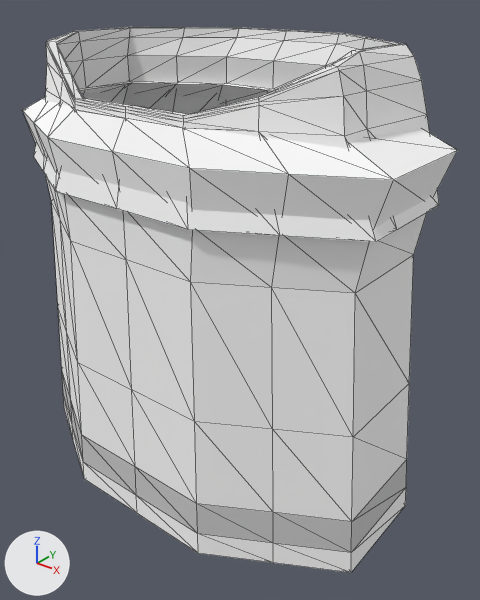
Renders of the OBJ model Models/person_hulk_robe.obj from each side of a commit.
One viewpoint serves both versions: a 50 mm lens placed at (0.692, -0.793, 0.871), pointed at (0.044, 0.016, 0.369). Arrows for +X, +Y and +Z are at lower left; the lights stay in place. The first picture is the older version. Mesh edges are drawn as thin lines. Where no turn or scale is listed for an object, it has been applied to the vertices.

The older version as bpy lines, for what is in view:
```python
me_person_hulk_robe = bpy.data.meshes.new('person_hulk_robe')
me_person_hulk_robe.from_pydata(...)  # 384 vertices, 768 faces; spans x -0.36..0.36, y -0.215..0.227, z 0.03..0.79
# faces by material slot: [548, 192, 28]
me_person_hulk_robe.materials.append(mat_stuff_plain)  # white #ffffff
me_person_hulk_robe.materials.append(mat_stuff_plain_dark)  # white #e7e7e7
me_person_hulk_robe.materials.append(mat_stuff_plain_deep)  # light grey #cbcbcb
ob_person_hulk_robe = bpy.data.objects.new('person_hulk_robe', me_person_hulk_robe)
ob_person_hulk_robe.location = (0.0, 0.0, 0.0)
```
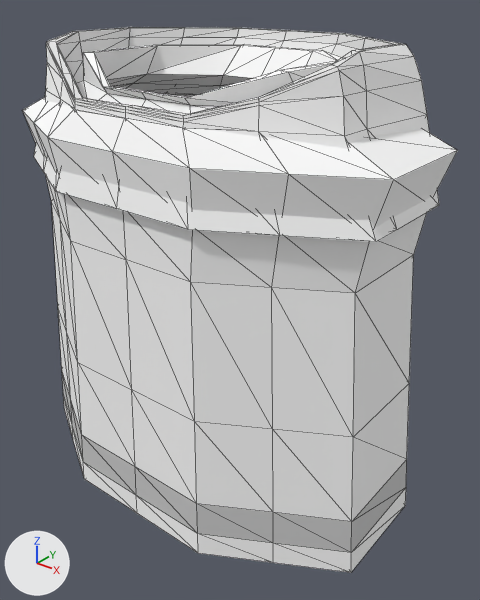
What differs and where, as boxes (x1, y1, x2, y2) in the pictures (480 x 600 px):
part 1 of me_person_hulk_robe, added: after (76, 44, 342, 114)

The change, as a diff of the scene's bpy script:
```diff
--- a/Models/person_hulk_robe.obj.py
+++ b/Models/person_hulk_robe.obj.py
@@ me_person_hulk_robe @@
 # used by ob_person_hulk_robe; location = (0.0, 0.0, 0.0)
-me_person_hulk_robe.from_pydata(...)  # 384 vertices, 768 faces; spans x -0.36..0.36, y -0.215..0.227, z 0.03..0.79
+me_person_hulk_robe.from_pydata(...)  # 464 vertices, 928 faces; spans x -0.36..0.36, y -0.215..0.227, z 0.03..0.79
+# me_person_hulk_robe part 1: a new loose piece of 80 vertices spanning x -0.302..0.302, y -0.162..0.185, z 0.68..0.765, in mat_stuff_plain (white #ffffff)
 me_person_hulk_robe.materials.append(mat_stuff_plain)
```
